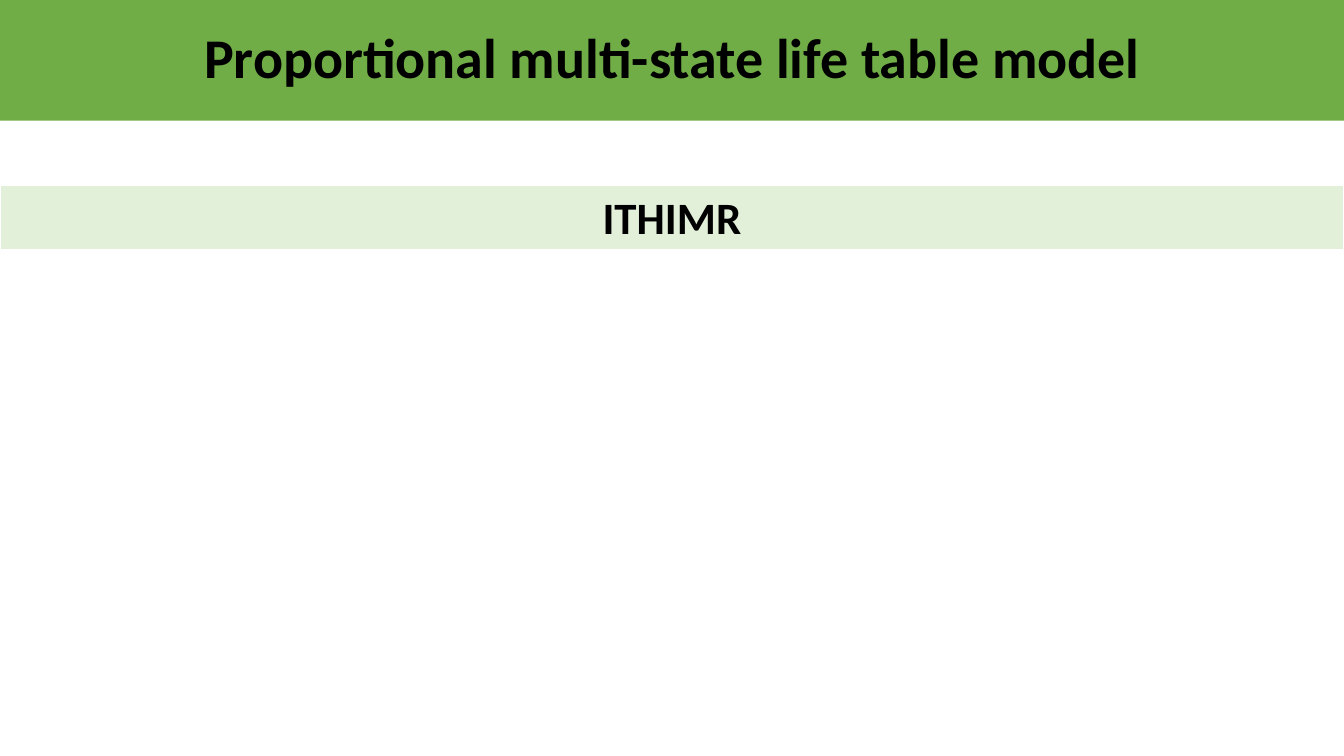
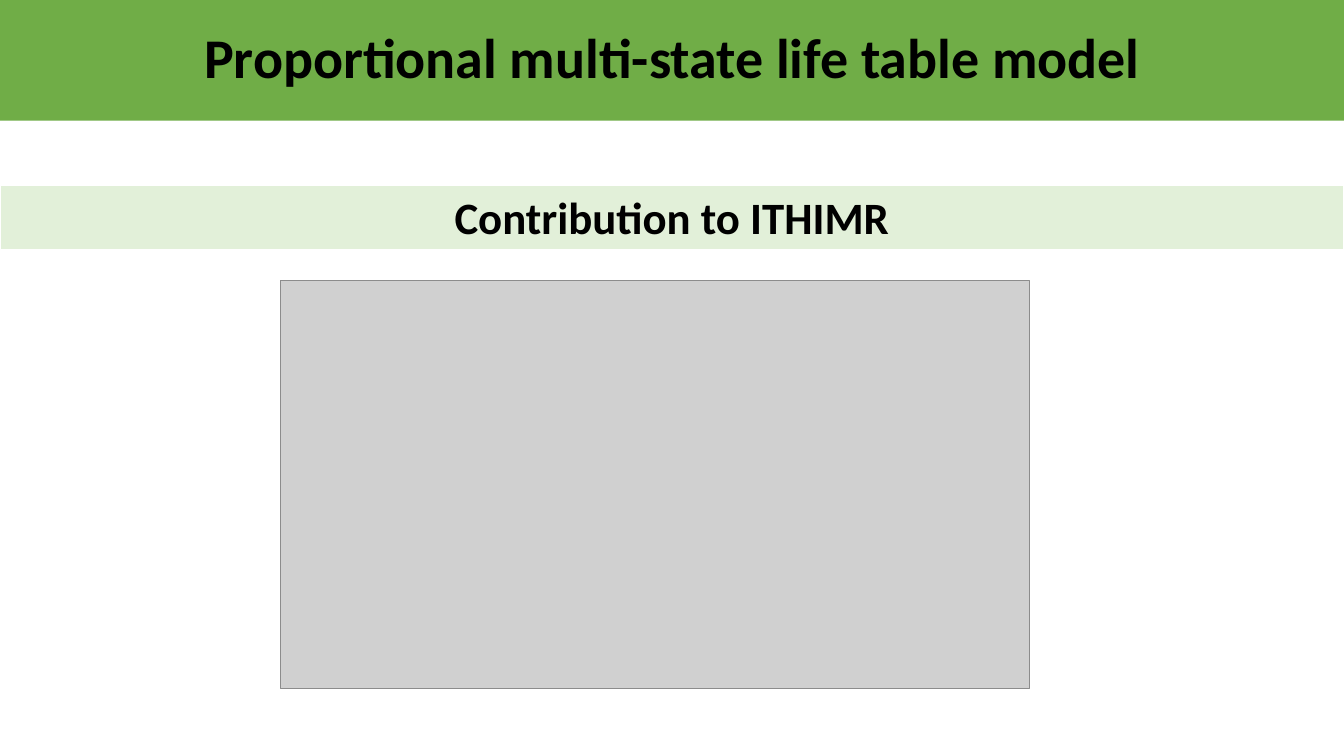
Before and after one commit to ITHIM/ITHIM-R, a slide deck: slide 5 of MSLT/structure/PMSLTframeworkV2.pptx. Drawn at 1344x756 pixels with LibreOffice and Linux fonts; fonts in the diff are those of the drawing; grey boxes stand for pictures. Boxes give left, top, right and bottom in pixels: in the first picture for what was removed or moved away, otherwise in the second. Text is boxed around its words. In the diff, an @@ line names an element or a change of style, - is before the commit and + after.

```diff
--- a/MSLT/structure/PMSLTframeworkV2.pptx
+++ b/MSLT/structure/PMSLTframeworkV2.pptx
@@ text in rectangle at box(455, 202, 889, 235): text changed @@
-ITHIMR
+Contribution to ITHIMR
@@ picture added at box(281, 281, 1030, 689) @@
```
Also in this commit, not shown: 7 other slides changed, 6 slides added, 3 slides removed, 8 other files.
